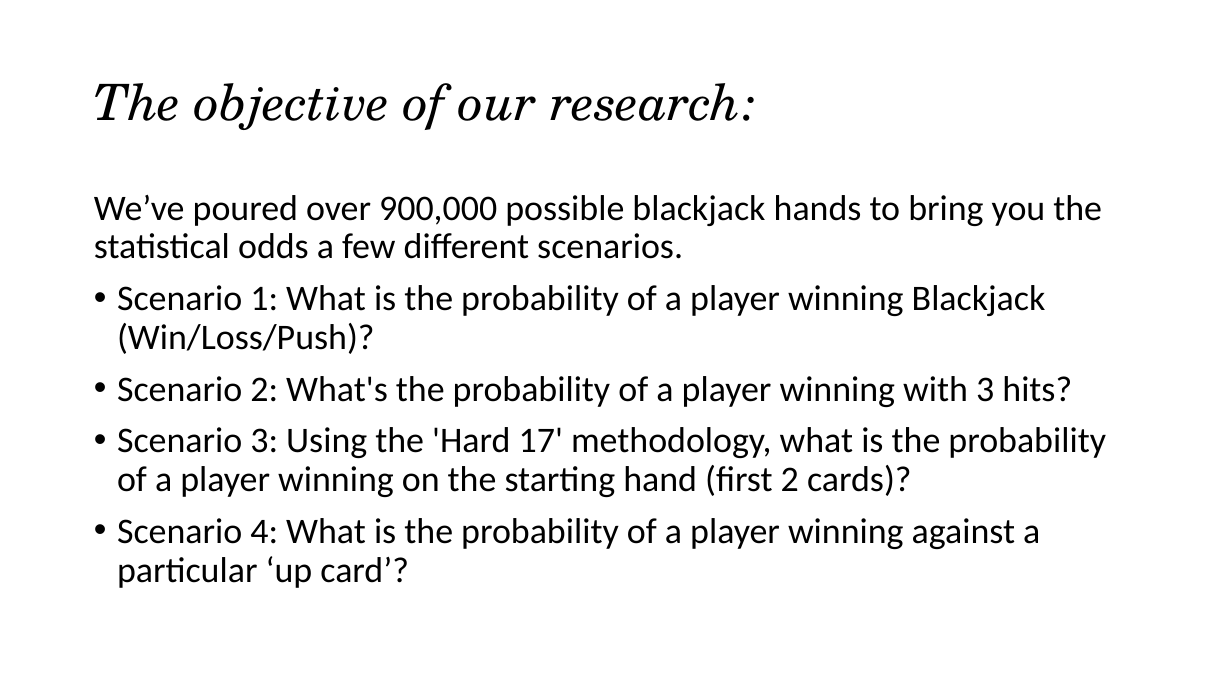
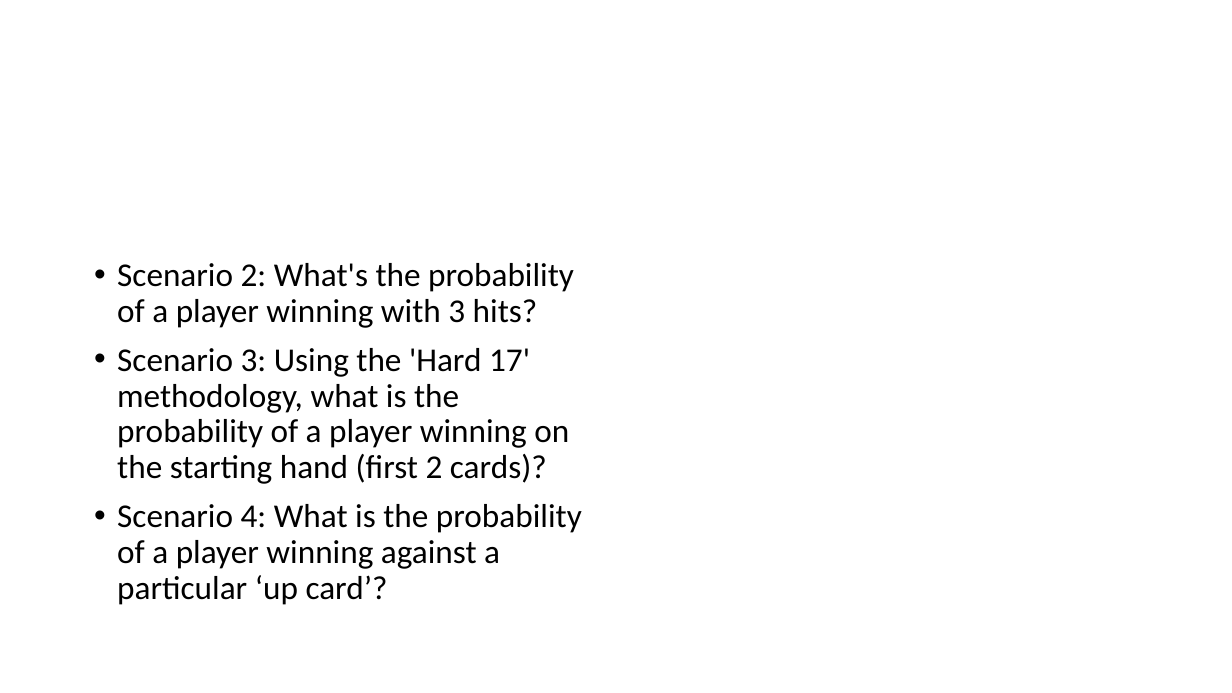
Before and after one commit to anirahul/Team_Carolina, a slide deck: slide 13 of Dean/Project1_Blackjack_v2.pptx (slide 5 before the commit). Drawn at 1232x693 pixels with LibreOffice and Linux fonts; fonts in the diff are those of the drawing; background and template pictures are left out. Boxes give left, top, right and bottom in pixels: in the first picture for what was removed or moved away, otherwise in the second. Text is boxed around its words. In the diff, an @@ line names an element or a change of style, - is before the commit and + after.

```diff
--- a/Dean/Project1_Blackjack_v2.pptx
+++ b/Dean/Project1_Blackjack_v2.pptx
@@ title removed at <box>94,83,755,130</box> @@
-The objective of our research:
@@ text at <box>94,194,1102,354</box>: paragraphs removed @@
-We’ve poured over 900,000 possible blackjack hands to bring you the statistical odds a few different scenarios.
-• Scenario 1: What is the probability of a player winning Blackjack (Win/Loss/Push)?
@@ text "Scenario 2: What's the probability ...": place and size @@
-text "Scenario 2: What's the probability ..." at <box>94,194,1106,588</box>
+text "Scenario 2: What's the probability ..." at <box>117,263,582,605</box>
@@ text "Scenario 2: What's the probability ..." at <box>117,263,582,605</box>: size 28 to 25.9 pt @@
```
Also in this commit, not shown: 3 other slides changed, 3 slides added, 1 slide removed, 5 other files.
